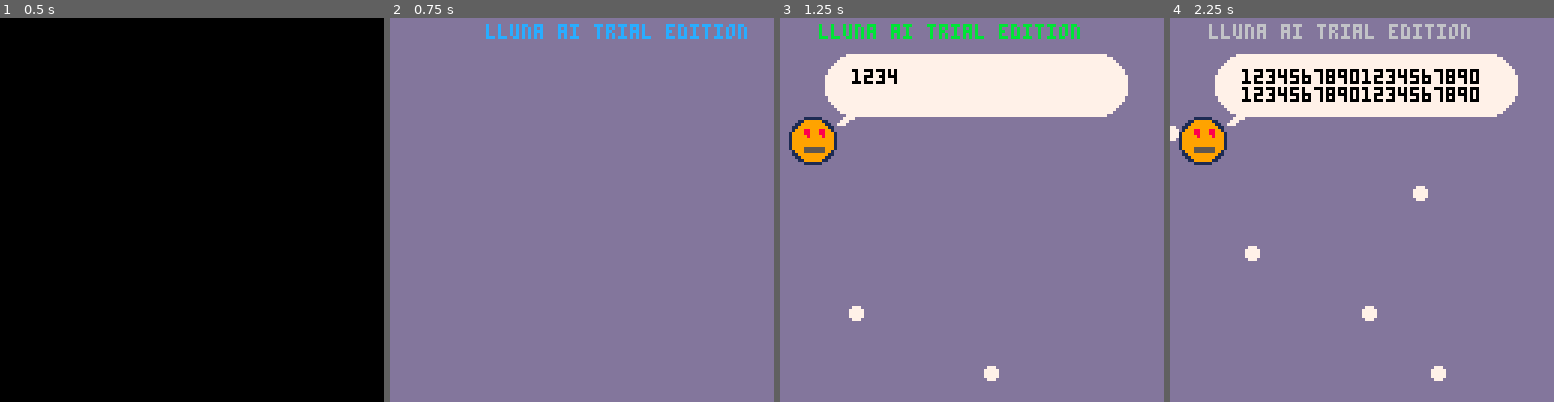
Above: before the commit, frames 1-4 (left to right).
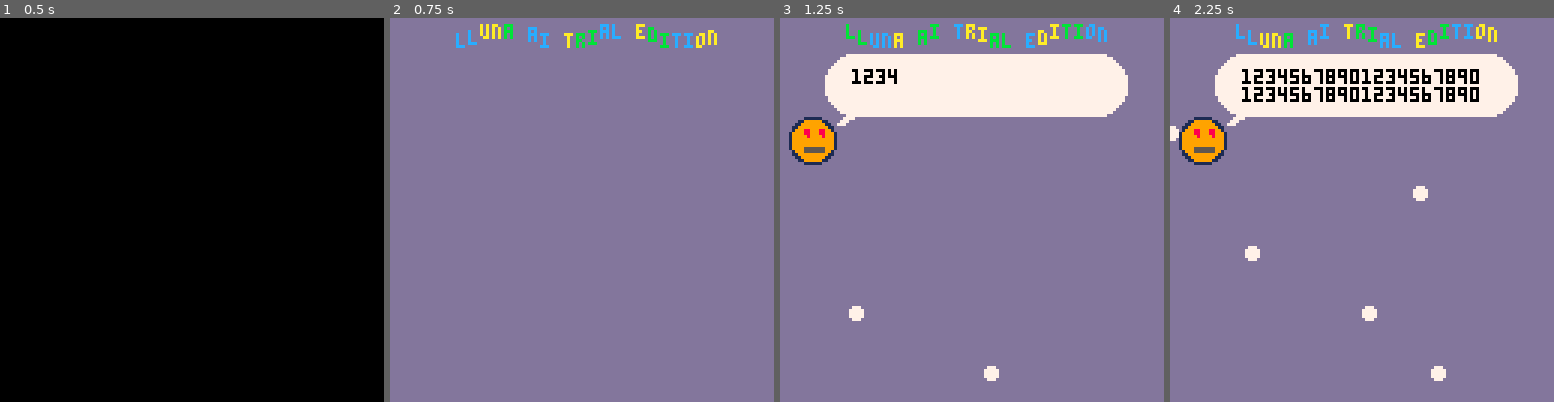
Above: after the commit, the same moments.

Repository: galman33/ggj2025
Game: PICO-8 cartridge ggj2025.p8
Same seed, same stepped clock (60 frames per second), same inputs: the game is played once before the commit and once after it.
Inputs:
- Up to frame 1 (0.5 s): tap X (X key) at 0.33 s
- Up to frame 2 (0.75 s): tap O (Z key) at 0.7 s
- Up to frame 3 (1.25 s): tap X (X key) at 1.07 s
- Up to frame 4 (2.25 s): hold Right 1.6-2.1 s; tap O (Z key) at 1.7, 2.1 s; tap X (X key) at 1.85 s; hold Up from 2.15 s (still down)

Frame 1 is identical in both runs. In frame 2, 1.7% of the frame differs, in the area x 17-93%, y 1-8%; in frame 3, 1.9%; in frame 4, 2.0%, in the area x 10-86%, y 1-8%.

Commit message:
Use one button

Diff:
--- a/main.lua
+++ b/main.lua
@@ -1,6 +1,5 @@
 -- Funny questions and "AI"-like answers
 sequence_chars = {
-    { "❎", ❎ },
     { "🅾️", 🅾️ },
     { "⬆️", ⬆️ },
     { "⬇️", ⬇️ },
@@ -97,7 +96,7 @@
 
     if timer_on and not answered then
         if btnp(❎) or btnp(🅾️) or btnp(⬆️) or btnp(⬇️) or btnp(⬅️) or btnp(➡️) then
-            if btnp(sequence[sequence_index][2]) then
+            if btnp(sequence[sequence_index][2]) or (sequence[sequence_index][2] == 🅾️ and btnp(❎)) then
                 sequence_index += 1
                 if sequence_index > #sequence then
                     animate_bubble3 = true
@@ -247,7 +246,14 @@
     draw_text_bubble(current_question[3], bubble3_text_to_show, 15, bubble3_y + y, false)
     spr(current_face, 3, bubble3_y + y + 21, 2, 2)
 
-    print("lluna ai trial edition", 23 + sin(t()) * 10, 2, rnd(15))
+    local title = "lluna ai trial edition"
+    local title_x = 22
+    local title_y = 4
+    local title_colors = { 10, 11, 12 }
+    for i = 1, #title do
+        local letter_color = title_colors[flr(i * 0.5 + t() * 10) % #title_colors + 1]
+        title_x = print(title[i], title_x, title_y + sin(i * 0.1 + t()) * 2, letter_color)
+    end
 
     if timer_on or (answered and t() < bubble3_t + 0.5) then
         -- draw timer
@@ -267,7 +273,7 @@
     end
 
     if finished then
-        print("❎ next", 50, 120, 7)
+        print("🅾️ next", 50, 120, 7)
     end
 end
 
